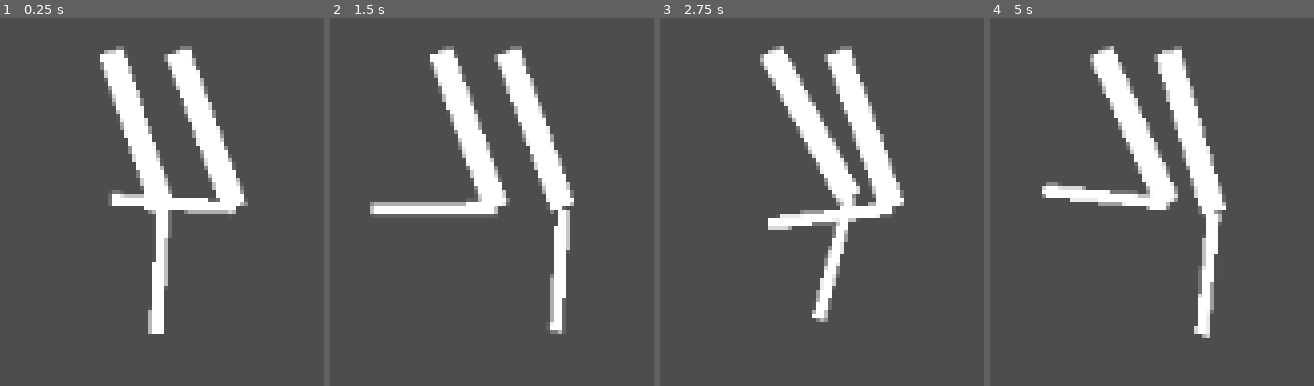
Above: before the commit, frames 1-4 (left to right).
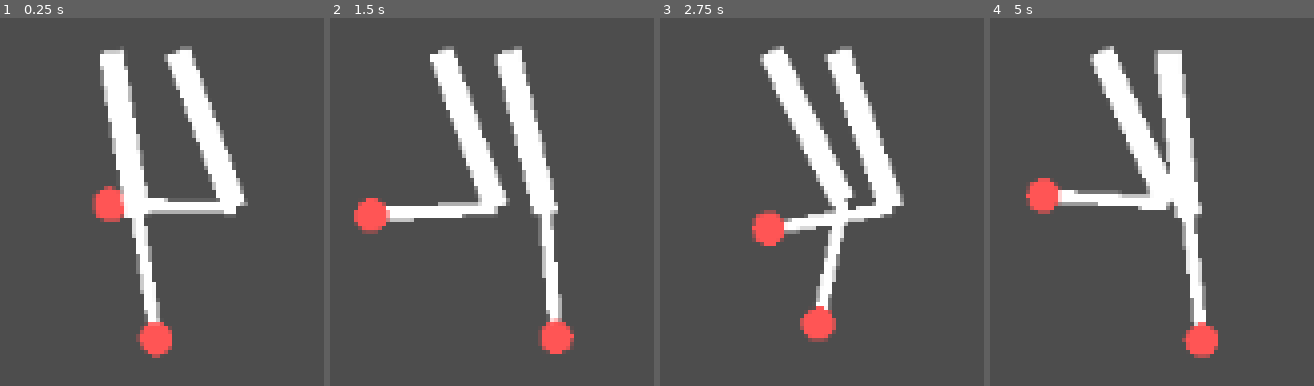
Above: after the commit, the same moments.

Repository: zbaker94/procedural-legs
Game: Godot game, scene res://main.tscn
Two runs of this game, one before a commit and one after it. Both use one fixed random seed, a clock stepped at 60 frames per second and the inputs below.
Inputs:
- Up to frame 1 (0.25 s): no input
- Up to frame 2 (1.5 s): no input
- Up to frame 3 (2.75 s): no input
- Up to frame 4 (5 s): no input

The runs differ from the first frame. In frame 1, 8.1% of the frame differs, in the area x 28-73%, y 7-93%; in frame 2, 7.4%; in frame 3, 4.8%; in frame 4, 8.9%, in the area x 11-73%, y 7-93%.

Commit message:
constrain foot target to max_reach (minus a small compensation factor)

Diff:
--- a/leg.gd
+++ b/leg.gd
@@ -13,7 +13,6 @@
 @export_group("Animation Shaping")
 @export_range(0.0, 360.0, 0.01) var phase_offset_degrees: float = 0.0
 @export_range(0.1, 0.9, 0.1) var gait_factor: float = 0.4
-@export_range(0, 4.5, 0.01) var leg_extension_offset: float = 30
 
 # Foreshortening strength
 @export_subgroup("Foreshorten + Bend")
@@ -54,7 +53,7 @@
 
 	# set locals
 	var total_len: float = thigh_length + calf_length
-	var max_reach: float = total_len - leg_extension_offset
+	var max_reach: float = total_len
 
 	#print("motion counter: " + str(motion_counter_degrees))
 
@@ -82,12 +81,10 @@
 	foot_target += lengthdir(forward_offset, move_rad)
 	foot_target.y += vertical_offset
 
-	# Prevent foot target from exceeding hip y position
-	var knee_overshoot: float = thigh_length * 0.25
-	if foot_target.y <= knee_position.y - knee_overshoot:
-		foot_target.y = knee_position.y - knee_overshoot
+	var to_target = foot_target - hip_position
+	if to_target.length() > max_reach:
+		foot_target = hip_position + to_target.normalized() * (max_reach - 0.001)
 
-# IK triangle calculation (law of cosines)
 
 	# IK triangle calculation (law of cosines)
 	var c_raw: float = hip_position.distance_to(foot_target)
@@ -140,7 +137,7 @@
 	#draw_circle(to_local(foot_position), 3.0, Color.hex(0x55aaffff))
 
 	# Target
-	#draw_circle(to_local(foot_target), 2.0, Color.hex(0xff5555ff))
+	draw_circle(to_local(foot_target), 2.0, Color.hex(0xff5555ff))
 	#draw_line(to_local(hip_position), to_local(foot_target), Color(0.3, 0.3, 0.3), 1.0)
 
 	if debug_labels:
